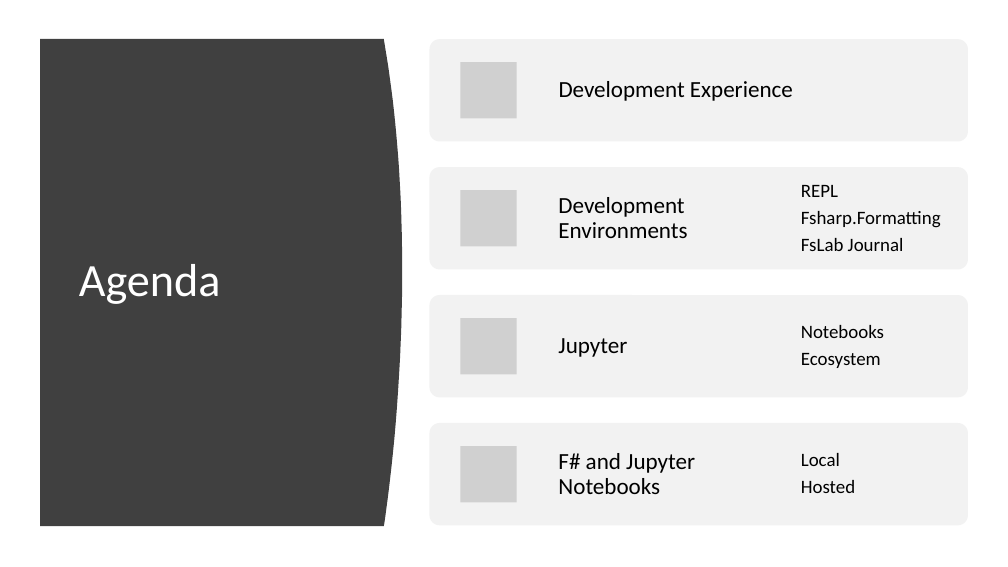
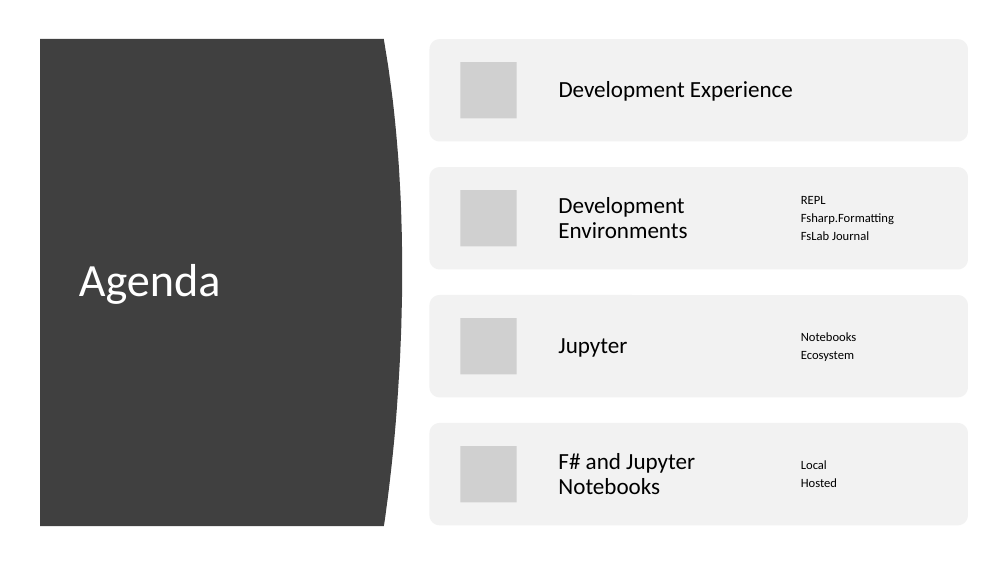
Before and after one commit to lqdev/Presentations, a slide deck: slide 4 of SouthernFriedFSharp2019/slides/GettingStartedFsJupyterNotebooks.pptx (slide 3 before the commit). Drawn at 1008x567 pixels with LibreOffice and Linux fonts; fonts in the diff are those of the drawing; grey boxes stand for pictures. Boxes give left, top, right and bottom in pixels: in the first picture for what was removed or moved away, otherwise in the second. Text is boxed around its words. In the diff, an @@ line names an element or a change of style, - is before the commit and + after.

```diff
--- a/SouthernFriedFSharp2019/slides/GettingStartedFsJupyterNotebooks.pptx
+++ b/SouthernFriedFSharp2019/slides/GettingStartedFsJupyterNotebooks.pptx
@@ size 18 to 12 pt; less space between paragraphs in 3 elements at (801,196,894,240), (801,332,856,361), (801,460,837,487) @@
```
Also in this commit, not shown: 1 other slide changed, 2 slides added, 1 other file.
